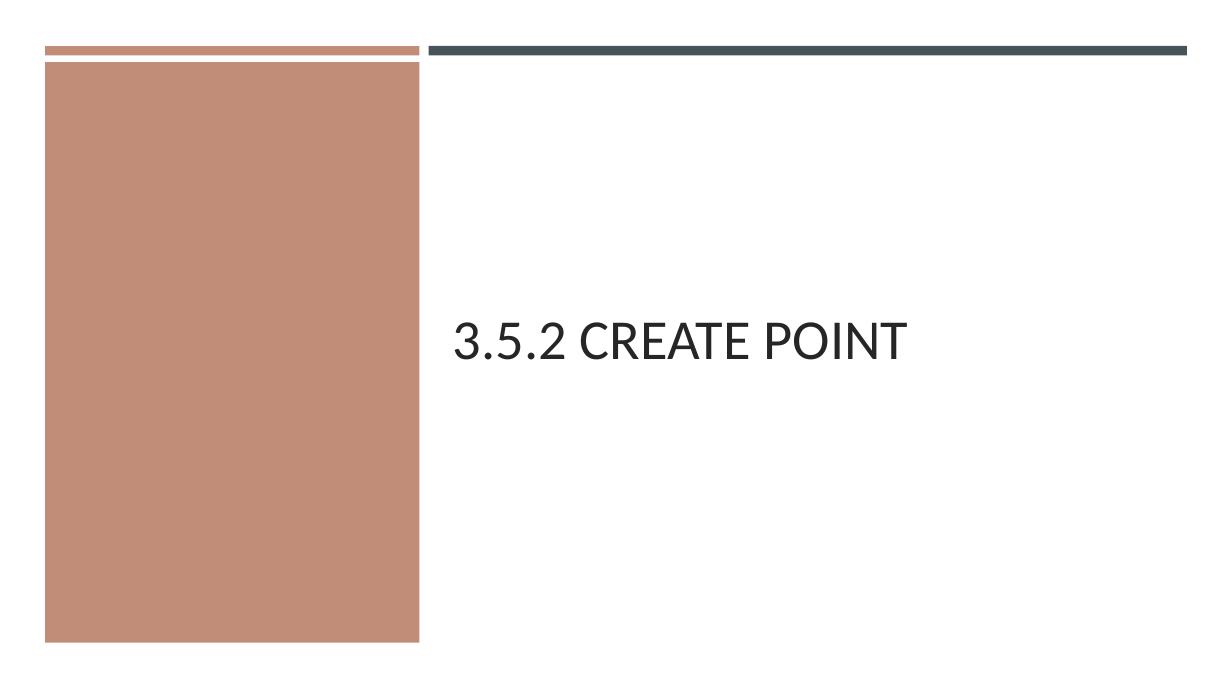
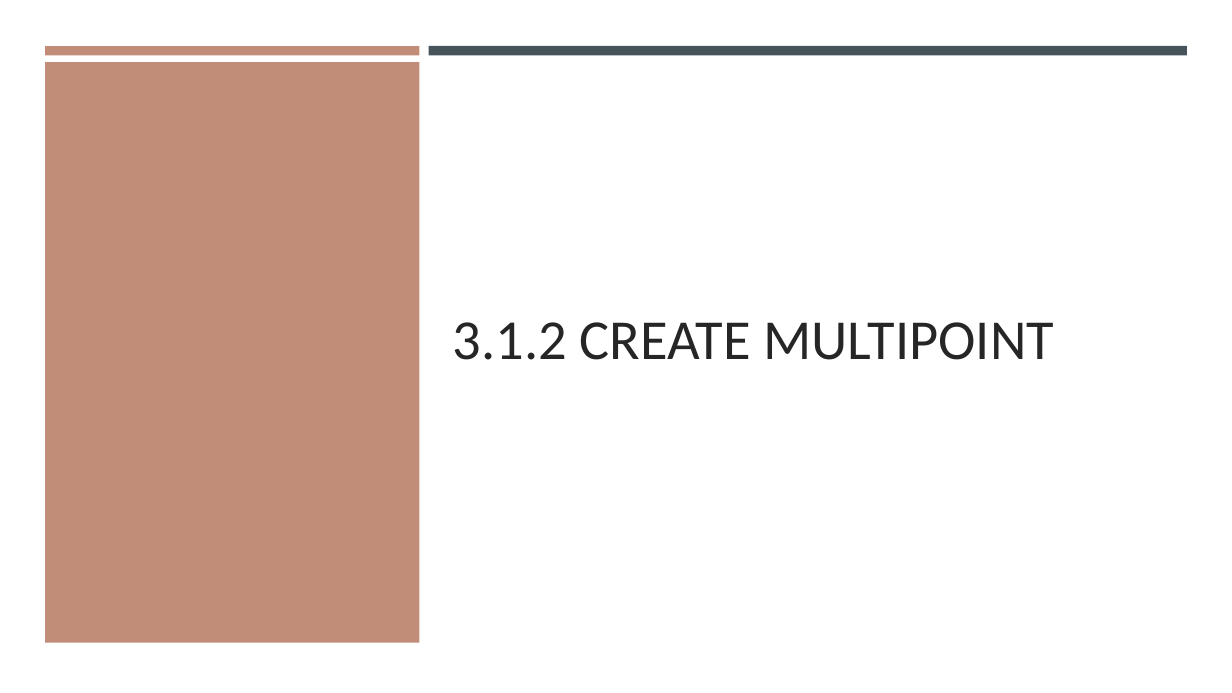
Before and after one commit to gisynw/ssj-376, a slide deck: slide 19 of docs/Lectures/Week03/Week03_SpatialData.pptx (slide 30 before the commit). Drawn at 1232x693 pixels with LibreOffice and Linux fonts; fonts in the diff are those of the drawing. Boxes give left, top, right and bottom in pixels: in the first picture for what was removed or moved away, otherwise in the second. Text is boxed around its words. In the diff, an @@ line names an element or a change of style, - is before the commit and + after.

```diff
--- a/docs/Lectures/Week03/Week03_SpatialData.pptx
+++ b/docs/Lectures/Week03/Week03_SpatialData.pptx
@@ title at [453, 322, 1054, 360]: text changed @@
-3.5.2 CREATE POINT
+3.1.2 CREATE MULTIPOINT
```
Also in this commit, not shown: 14 other slides changed, 4 slides added, 5 slides removed, 4 other files.
